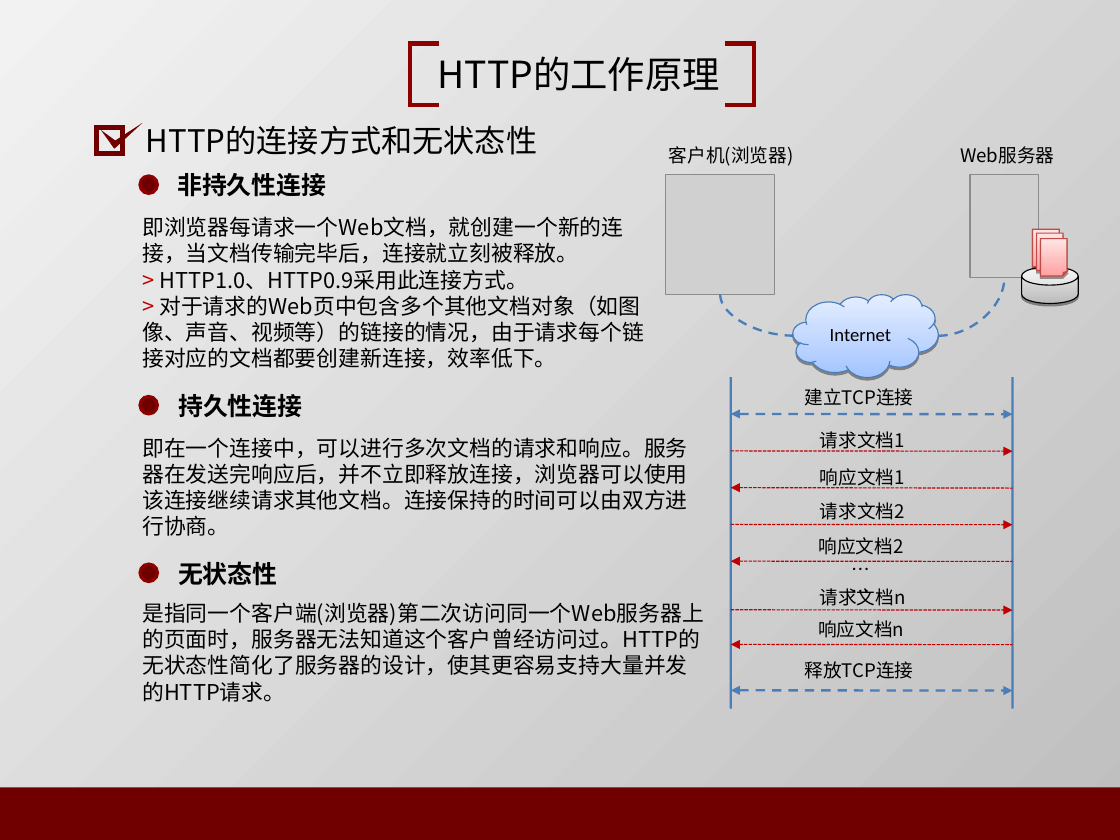
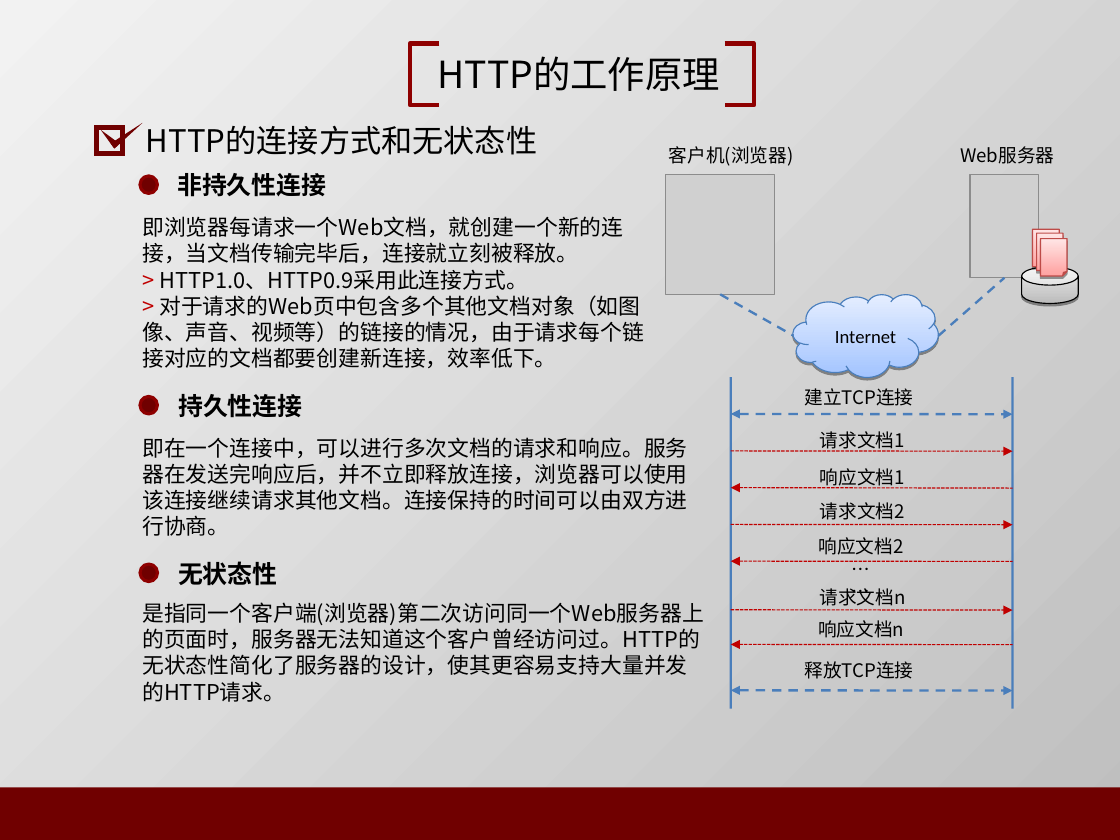
Before and after one commit to Raindrips/MyLearnNote, a slide deck: slide 6 of linux/http协议/http协议【ppt】.ppt. Drawn at 1120x840 pixels with LibreOffice and Linux fonts; fonts in the diff are those of the drawing; grey boxes stand for pictures. Boxes give left, top, right and bottom in pixels: in the first picture for what was removed or moved away, otherwise in the second. Text is boxed around its words. In the diff, an @@ line names an element or a change of style, - is before the commit and + after.

```diff
--- a/linux/http协议/http协议【ppt】.ppt
+++ b/linux/http协议/http协议【ppt】.ppt
@@ curved line (720, 295) - (793, 336): curved line to line; route changed @@
@@ freeform shape "Internet" at (x1=793, y1=295, x2=939, y2=377): outline redrawn @@
@@ curved line (939, 336) - (1005, 278): curved line to line; route changed @@
```
Also in this commit, not shown: 2 other slides changed, 57 other files.
